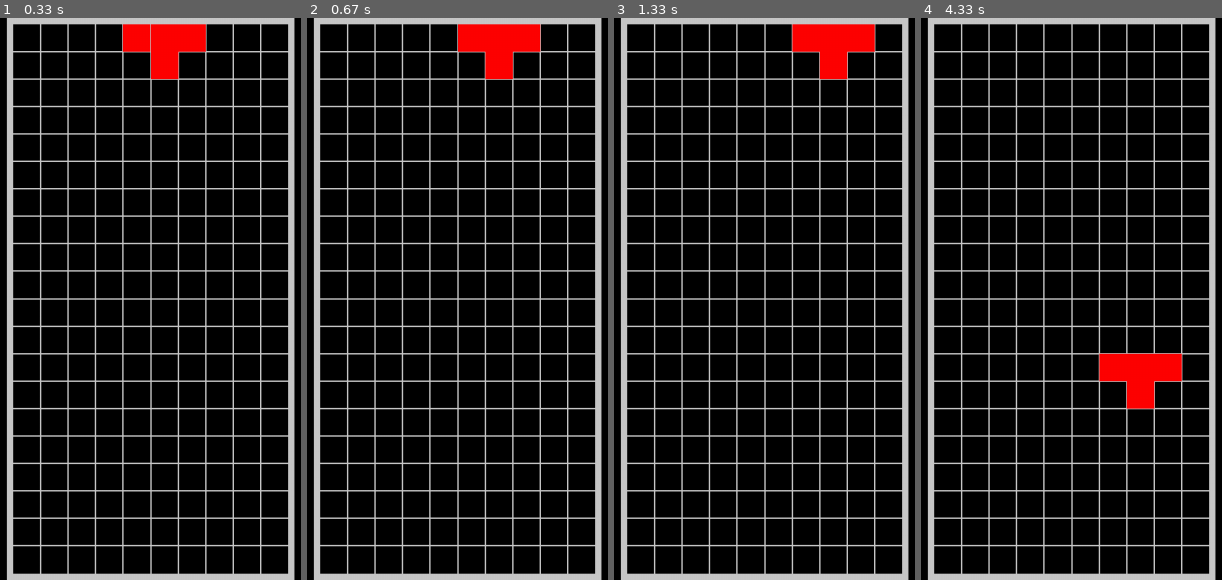
Above: before the commit, frames 1-4 (left to right).
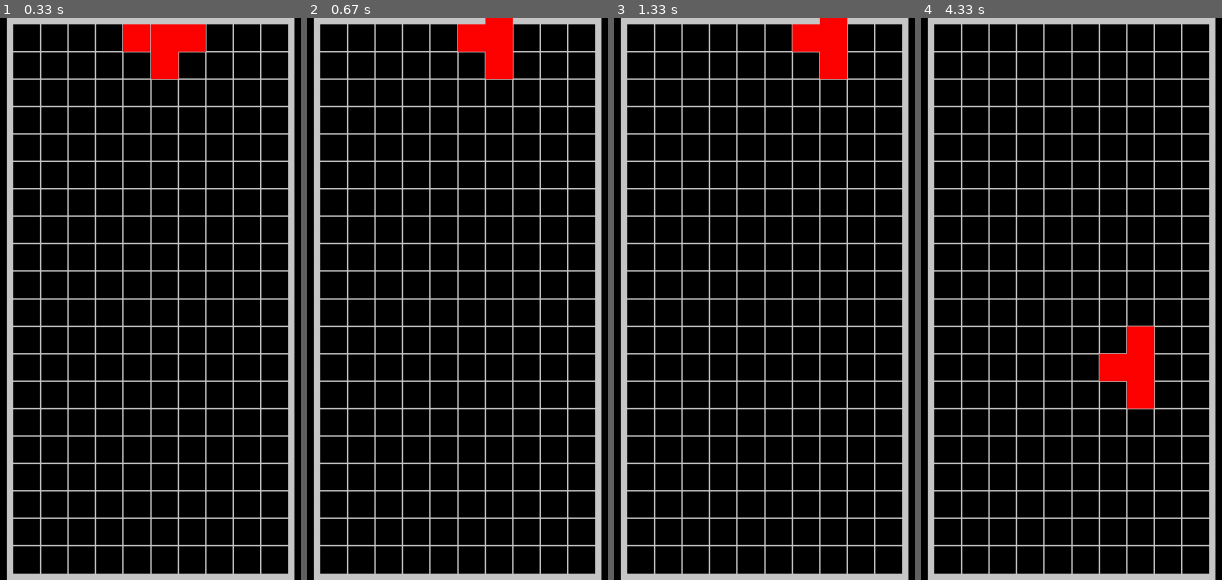
Above: after the commit, the same moments.

Repository: Hrothdel/Pygame-Tetris
Game: pygame game, started from main.py
Two runs of this game, one before a commit and one after it. Both use one fixed random seed, a clock stepped at 60 frames per second and the inputs below.
Inputs:
- Up to frame 1 (0.33 s): no input
- Up to frame 2 (0.67 s): hold W from 0.33 s (still down); hold Right from 0.33 s (still down)
- Up to frame 3 (1.33 s): release W at 0.8 s; release Right at 0.8 s; hold Right 0.83-1.3 s
- Up to frame 4 (4.33 s): hold W 1.33-1.63 s; tap J at 1.4, 1.73, 2.03, 2.23, 2.53, 2.8, 3.13, 3.43, 3.57, 3.97, 4.27 s; hold Right 1.67-2.13 s; hold A 2.17-2.7 s; tap K at 2.32, 3.65 s; hold Down 2.73-3.03 s; hold A 3.07-3.47 s; hold Up 3.5-3.87 s; hold D from 3.9 s (still down)

Frame 1 is identical in both runs. In frame 2, 0.6% of the frame differs, in the area x 59-78%, y 0-7%; in frame 3, 0.6%; in frame 4, 1.0%, in the area x 68-87%, y 54-65%.

Commit message:
Add rotation

Diff:
--- a/entities.py
+++ b/entities.py
@@ -7,6 +7,27 @@
             Block(position_x + 1, position_y + 1, color)
         ]
 
+        self.__rotation_point_x = position_x + 1
+        self.__rotation_point_y = position_y
+
+    def rotateClockwise(self):
+        for block in self.__blocks:
+            block_x = block.getX()
+            block_y = block.getY()
+
+            block.setX((block_y - self.__rotation_point_y) *
+                (-1) + self.__rotation_point_x)
+            block.setY((block_x - self.__rotation_point_x) +
+                self.__rotation_point_y)
+
+    def rotateCounterclockwise(self):
+        for block in self.__blocks:
+            block_x = block.getX()
+            block_y = block.getY()
+
+            block.setX(block_y)
+            block.setY(block_x * (-1))
+
     def getBlocks(self):
         return self.__blocks
 
@@ -14,6 +35,9 @@
         for block in self.__blocks:
             block.setX(block.getX() + position_x)
             block.setY(block.getY() + position_y)
+
+        self.__rotation_point_x += position_x
+        self.__rotation_point_y += position_y
 
 class Block:
     def __init__(self, position_x, position_y, color):
--- a/services.py
+++ b/services.py
@@ -75,6 +75,12 @@
     def moveDown(self):
         self.__movePiece(0, 1)
 
+    def rotateClockwise(self):
+        self.__controlled_piece.rotateClockwise()
+
+    def rotateCounterclockwise(self):
+        self.__controlled_piece.rotateCounterclockwise()
+
     def getControlledPiece(self):
         return self.__controlled_piece
 
--- a/ui.py
+++ b/ui.py
@@ -26,6 +26,9 @@
             pygame.K_DOWN: self.__service.moveDown,
             pygame.K_s: self.__service.moveDown,
             pygame.K_j: self.__service.moveDown,
+            pygame.K_UP: self.__service.rotateClockwise,
+            pygame.K_w: self.__service.rotateClockwise,
+            pygame.K_k: self.__service.rotateClockwise,
         }
 
     def __quit(self):
